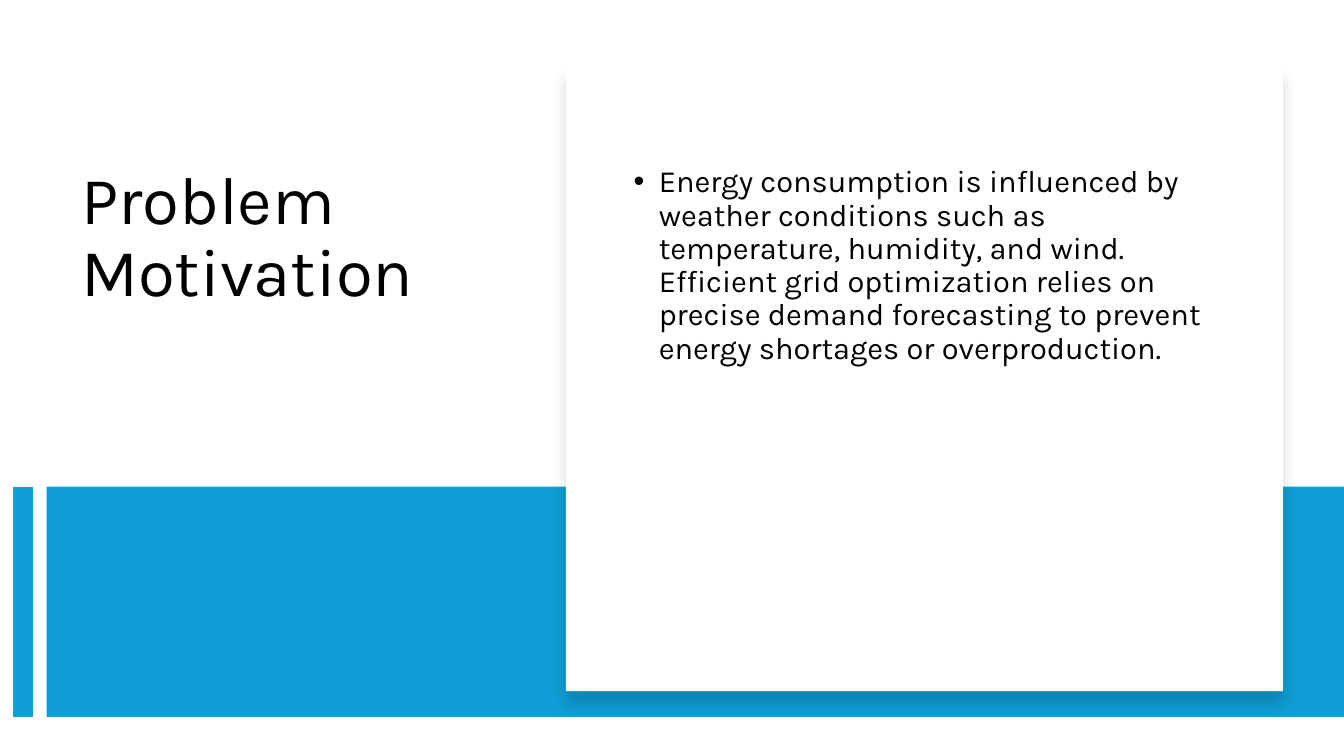
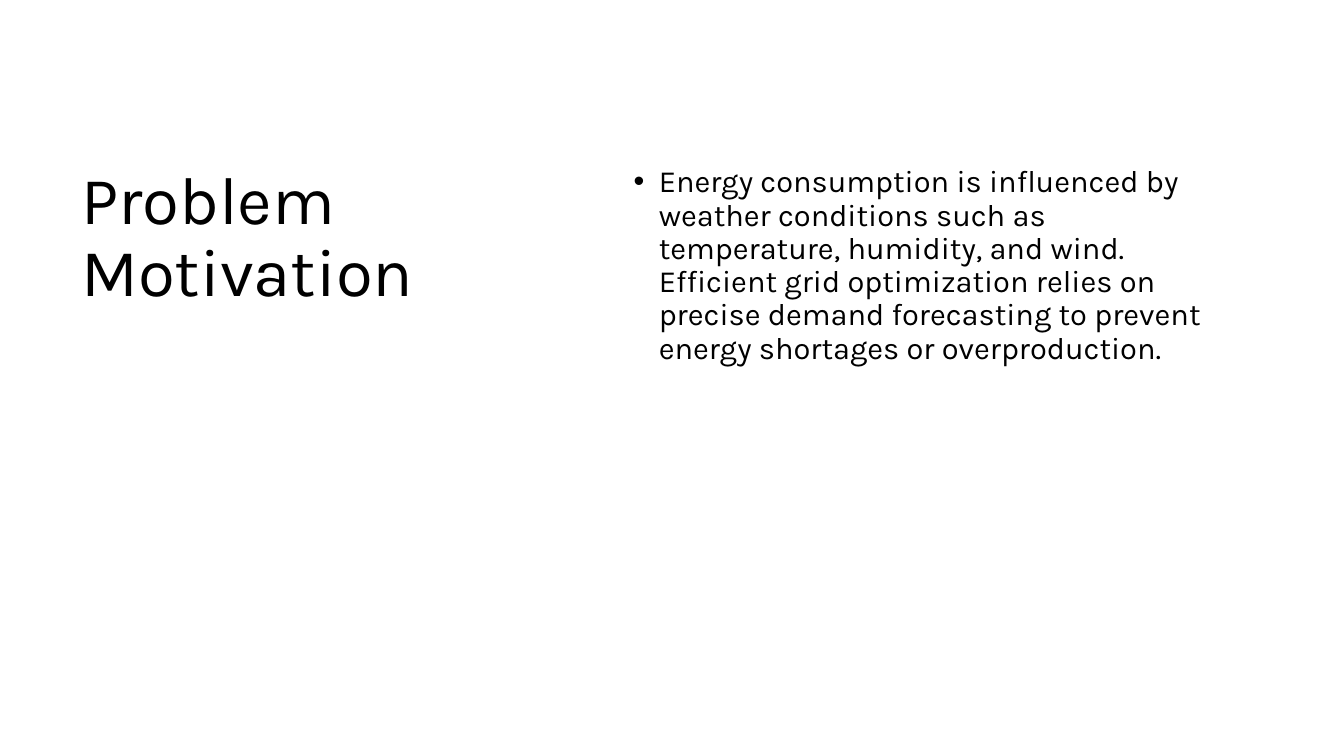
Before and after one commit to monikatyagiisc/grid-optimization-with-weather, a slide deck: slide 4 of DataEnggFinalProjectPPT.pptx. Drawn at 1344x756 pixels with LibreOffice and Linux fonts; fonts in the diff are those of the drawing. Boxes give left, top, right and bottom in pixels: in the first picture for what was removed or moved away, otherwise in the second. Text is boxed around its words. In the diff, an @@ line names an element or a change of style, - is before the commit and + after.

```diff
--- a/DataEnggFinalProjectPPT.pptx
+++ b/DataEnggFinalProjectPPT.pptx
@@ rectangle removed at [566, 65, 1282, 691] @@
@@ line removed from (23, 487) to (23, 717) @@
@@ rectangle removed at [46, 487, 1344, 717] @@
```
Also in this commit, not shown: 13 other slides changed, 1 slide added.
